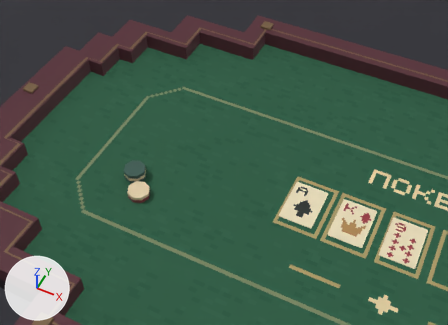
The Blender file Yharnam-Casino/art/gaming-floor/poker.blend as it was, and as the next commit left it.
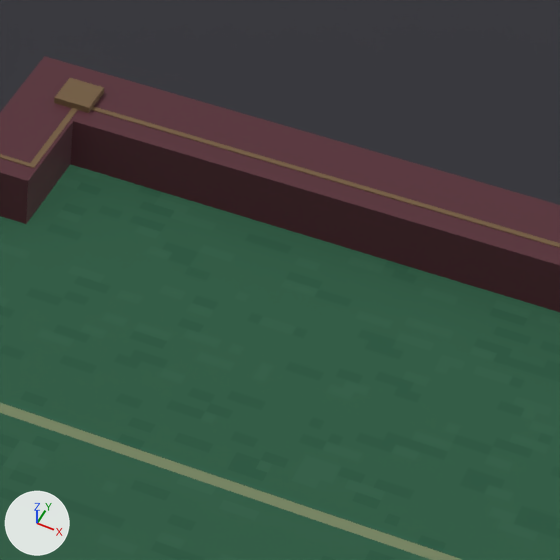
Each version appears first from a 50 mm camera at (-0.005, -1.164, 2.351) aimed at (-0.663, 0.151, 0.707), and next in a close-up on the part from 55% to 88% of the width and 0% to 46% of the height. The lights are fixed; the arrows at lower left show +X, +Y and +Z. The last two pictures show the newer version.

Objects in the first close-up: 'Armrest', 'Brass inset', 'Brass rail stud.004', 'Cloth playing surface', 'Studio ground'.
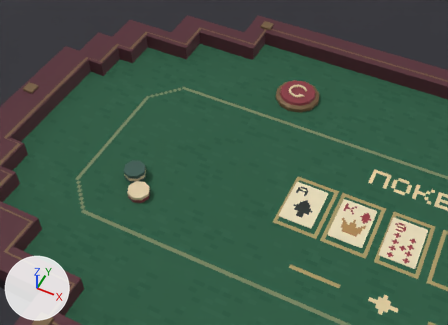
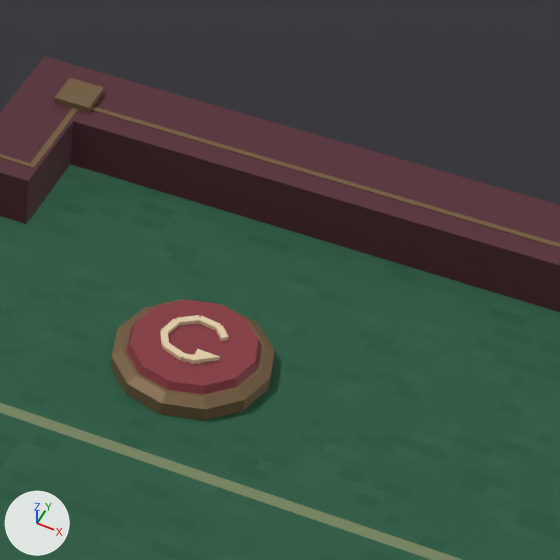
What differs and where, as boxes (x1, y1, x2, y2) in the close-ups (560 x 560 px):
'Reset | enamel cap', added (brown): after (126, 299, 261, 395)
'Reset | brass collar', added (brown): after (111, 299, 275, 420)
'Reset | arrow head', added: after (191, 349, 220, 364)
'Reset | arrow.005', added: after (163, 342, 184, 360)
'Reset | arrow.002', added: after (176, 315, 201, 325)
'Reset | arrow.001', added: after (199, 316, 221, 331)
'Reset | arrow.003', added: after (161, 319, 180, 334)
'Reset | arrow', added: after (216, 325, 229, 341)
'Reset | arrow.004', added: after (160, 331, 169, 347)
'Reset | arrow.006', added: after (182, 353, 201, 364)

What changed in the scene script:
```text
Add me_reset___arrow_head:
    me_reset___arrow_head.from_pydata([(0.009, -0.031, 0.0285), (0.031, -0.014, 0.0285), (0.008, -0.013, 0.0285), (0.009, -0.031, 0.033), (0.031, -0.014, 0.033), (0.008, -0.013, 0.033)], [], [(0, 1, 4, 3), (1, 2, 5, 4), (2, 0, 3, 5), (2, 1, 0), (3, 4, 5)])
    me_reset___arrow_head.materials.append(mat_ivory_inlay)  # beige #e1cda9
Add ob_reset___arrow_head:
    ob_reset___arrow_head = bpy.data.objects.new('Reset | arrow head', me_reset___arrow_head)
    ob_reset___arrow_head.parent = ob_reset___brass_collar
    ob_reset___arrow_head.location = (0.0, 0.0, 0.0)
Add ob_reset___brass_collar:
    ob_reset___brass_collar = bpy.data.objects.new('Reset | brass collar', me_reset___brass_collar)  # 36 vertices, 26 faces; spans x -0.078..0.078, y -0.078..0.078, z 0.0..0.02; in mat_oxidised_brass (brown #796247)
    ob_reset___brass_collar.location = (-0.51, 0.43, 0.852)
Add ob_reset___arrow_006:
    ob_reset___arrow_006 = bpy.data.objects.new('Reset | arrow.006', me_cube_021_1)  # a box spanning x -0.0035..0.0035, y -0.002..0.002, z -0.0087..0.0087; in mat_ivory_inlay (beige #e1cda9)
    ob_reset___arrow_006.parent = ob_reset___brass_collar
    ob_reset___arrow_006.location = (0.0075, -0.025, 0.03)
    ob_reset___arrow_006.rotation_euler = (1.571, 0.0, 1.802)  # degrees (90, 0, 103)
Add ob_reset___arrow_005:
    ob_reset___arrow_005 = bpy.data.objects.new('Reset | arrow.005', me_cube_020_1)  # a box spanning x -0.0035..0.0035, y -0.002..0.002, z -0.0112..0.0112; in mat_ivory_inlay (beige #e1cda9)
    ob_reset___arrow_005.parent = ob_reset___brass_collar
    ob_reset___arrow_005.location = (-0.0115, -0.023, 0.03)
    ob_reset___arrow_005.rotation_euler = (1.571, 0.0, 1.207)  # degrees (90, 0, 69)
Add ob_reset___arrow_004:
    ob_reset___arrow_004 = bpy.data.objects.new('Reset | arrow.004', me_cube_019_1)  # a box spanning x -0.0035..0.0035, y -0.002..0.002, z -0.0089..0.0089; in mat_ivory_inlay (beige #e1cda9)
    ob_reset___arrow_004.parent = ob_reset___brass_collar
    ob_reset___arrow_004.location = (-0.026, -0.011, 0.03)
    ob_reset___arrow_004.rotation_euler = (1.571, 0.0, 0.464)  # degrees (90, 0, 27)
Add ob_reset___arrow_003:
    ob_reset___arrow_003 = bpy.data.objects.new('Reset | arrow.003', me_cube_018_1)  # a box spanning x -0.0035..0.0035, y -0.002..0.002, z -0.0103..0.0103; in mat_ivory_inlay (beige #e1cda9)
    ob_reset___arrow_003.parent = ob_reset___brass_collar
    ob_reset___arrow_003.location = (-0.0275, 0.007, 0.03)
    ob_reset___arrow_003.rotation_euler = (1.571, 0.0, -0.245)  # degrees (90, 0, -14)
Add ob_reset___arrow_002:
    ob_reset___arrow_002 = bpy.data.objects.new('Reset | arrow.002', me_cube_017_1)  # a box spanning x -0.0035..0.0035, y -0.002..0.002, z -0.0111..0.0111; in mat_ivory_inlay (beige #e1cda9)
    ob_reset___arrow_002.parent = ob_reset___brass_collar
    ob_reset___arrow_002.location = (-0.016, 0.0235, 0.03)
    ob_reset___arrow_002.rotation_euler = (1.571, 0.0, -0.945)  # degrees (90, 0, -54)
Add ob_reset___arrow_001:
    ob_reset___arrow_001 = bpy.data.objects.new('Reset | arrow.001', me_cube_016_1)  # a box spanning x -0.0035..0.0035, y -0.002..0.002, z -0.0106..0.0106; in mat_ivory_inlay (beige #e1cda9)
    ob_reset___arrow_001.parent = ob_reset___brass_collar
    ob_reset___arrow_001.location = (0.0035, 0.0285, 0.03)
    ob_reset___arrow_001.rotation_euler = (1.571, 0.0, -1.713)  # degrees (90, 0, -98)
Add ob_reset___arrow:
    ob_reset___arrow = bpy.data.objects.new('Reset | arrow', me_cube_015_1)  # a box spanning x -0.0035..0.0035, y -0.002..0.002, z -0.0085..0.0085; in mat_ivory_inlay (beige #e1cda9)
    ob_reset___arrow.parent = ob_reset___brass_collar
    ob_reset___arrow.location = (0.0195, 0.0205, 0.03)
    ob_reset___arrow.rotation_euler = (1.571, 0.0, -2.439)  # degrees (90, 0, -140)
Add ob_reset___enamel_cap:
    ob_reset___enamel_cap = bpy.data.objects.new('Reset | enamel cap', me_reset___enamel_cap)  # a 12-sided cut cone along z (radius 0.065 at the low end, 0.061 at the high end) spanning x -0.065..0.065, y -0.065..0.065, z 0.019..0.028; in mat_oxblood_enamel (brown #883f46)
    ob_reset___enamel_cap.parent = ob_reset___brass_collar
    ob_reset___enamel_cap.location = (0.0, 0.0, 0.0)
```
